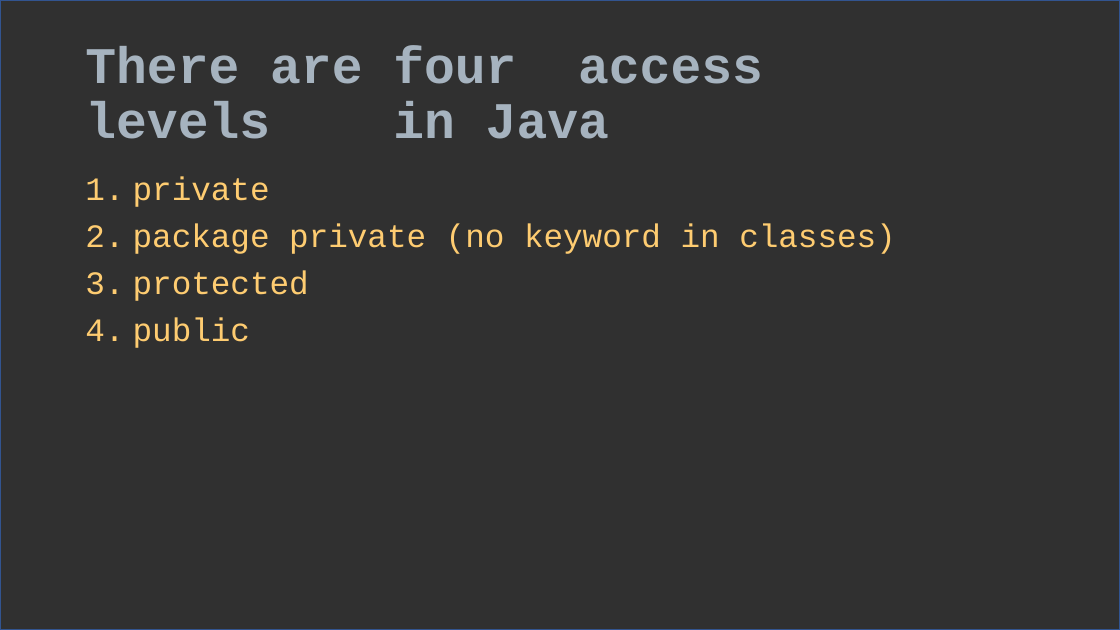
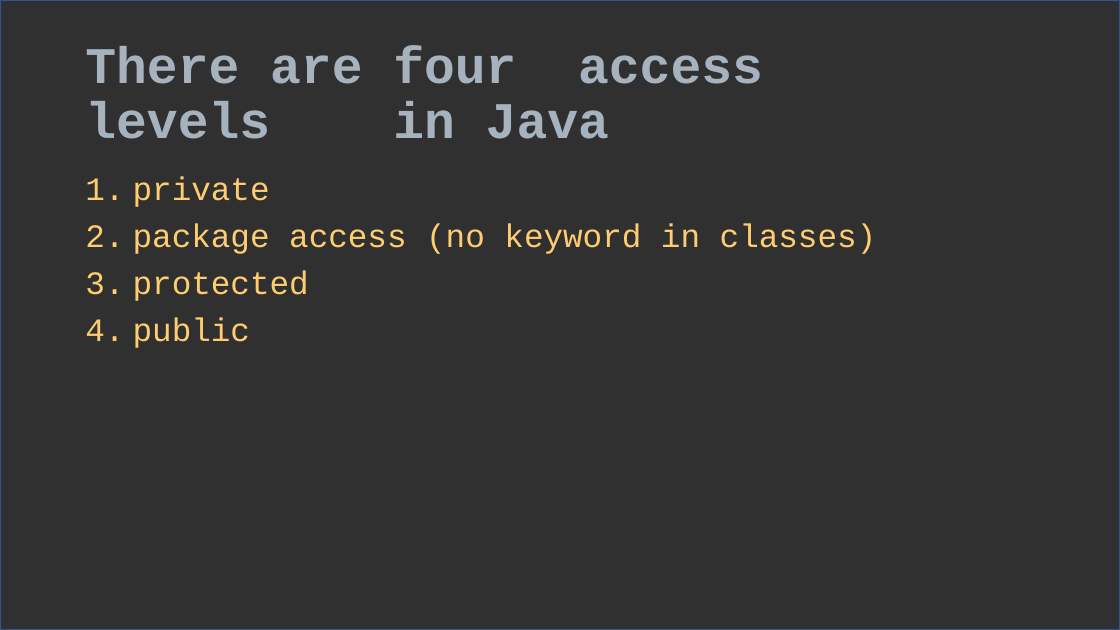
Before and after one commit to verhas/BLOG, a slide deck: slide 3 of access_modifiers/acess_modifiers.pptx. Drawn at 1120x630 pixels with LibreOffice and Linux fonts; fonts in the diff are those of the drawing. Boxes give left, top, right and bottom in pixels: in the first picture for what was removed or moved away, otherwise in the second. Text is boxed around its words. In the diff, an @@ line names an element or a change of style, - is before the commit and + after.

```diff
--- a/access_modifiers/acess_modifiers.pptx
+++ b/access_modifiers/acess_modifiers.pptx
@@ text at (133, 223, 877, 254): text changed @@
-2. package private (no keyword in classes)
+2. package access (no keyword in classes)
```
Also in this commit, not shown: 1 other slide changed, 11 slides added.
